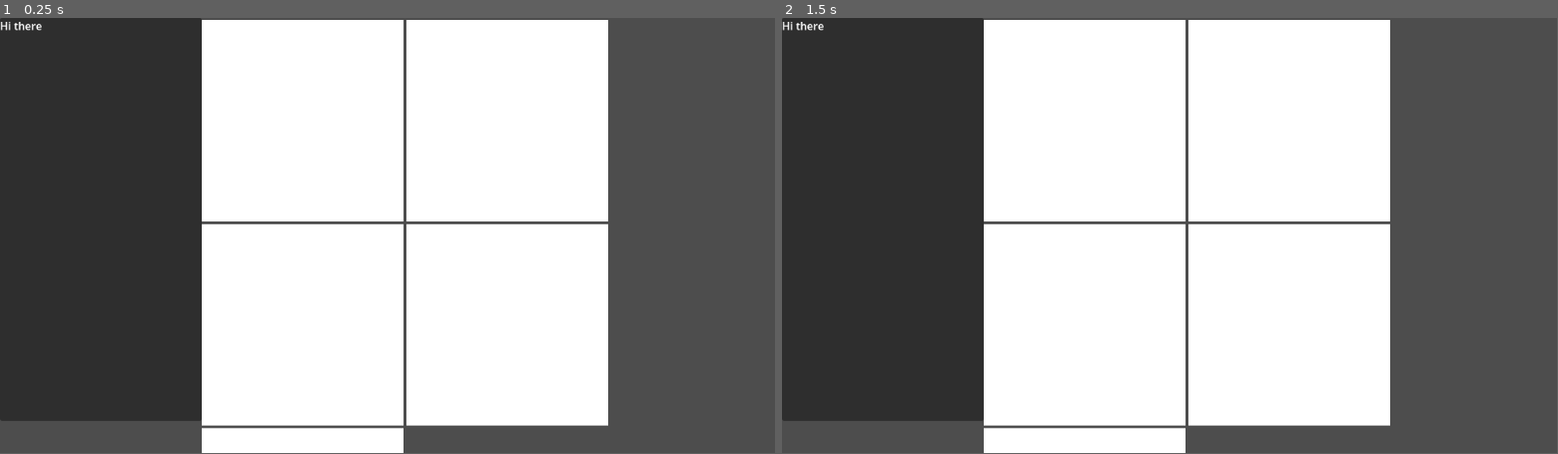
Above: before the commit, frames 1-2 (left to right).
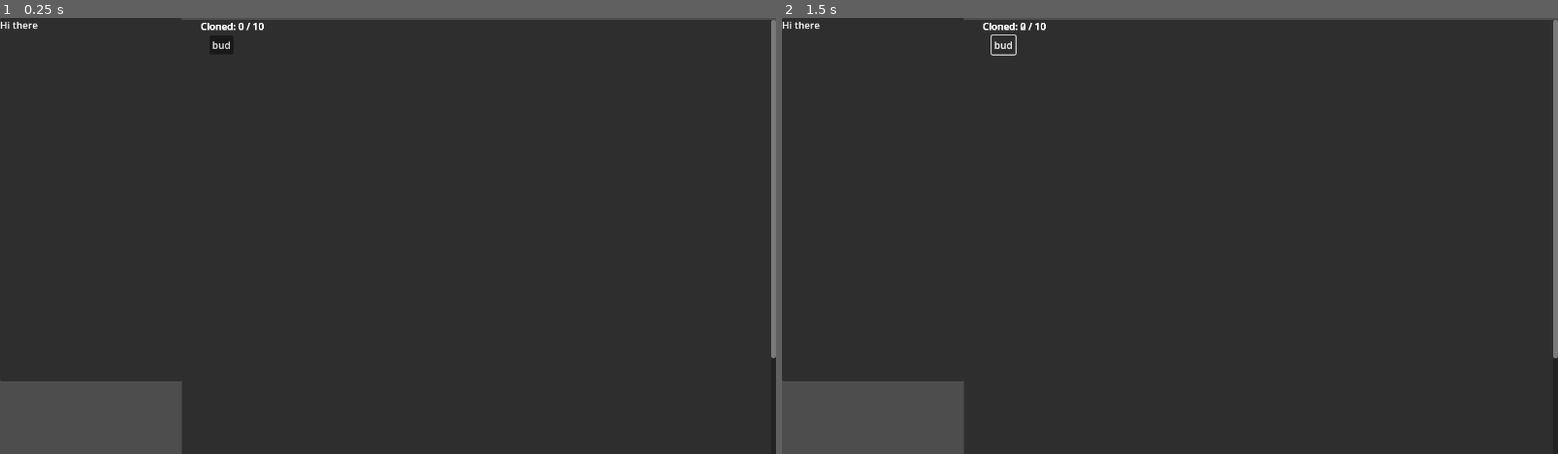
Above: after the commit, the same moments.

Repository: SmithyG69/Year12GodotMouseMouse
Game: Godot game, scene res://game_ui.tscn
Same seed, same stepped clock (60 frames per second), same inputs: the game is played once before the commit and once after it. The project has no main scene, so this scene is started directly.
Inputs (mouse positions are in pixels of both pictures, inside the frame that each line leads up to):
- Up to frame 1 (0.25 s): no input
- Up to frame 2 (1.5 s): click (1007, 44) at 0.5 s, where only the run after the commit has a clickable "bud"; click (1007, 44) at 1.25 s, where only the run after the commit has a clickable "bud"
In our replay, the window is 799x449 before the commit and 800x450 after it. These sizes can differ from the game's own. Grey fills any space a smaller window leaves; there, only what the larger window draws over its background counts as a difference.

The runs differ from the first frame. In frame 1, 76% of the frame differs, in the area x 0-100%, y 0-100%; in frame 2, 76%.

Commit message:
Game Tree Refined
Changed how the project is laid-out with proper control nodes as opposed to using Node2D for ui, Have setup the basic ui with the left static menu with scrollable right side for hubs.

Diff:
--- /dev/null
+++ b/connors-mitosis-delivery-service/game_ui.gd
@@ -0,0 +1,10 @@
+extends Control  # Or whatever your root node type is
+
+@onready var hubs_container = $RightPanel/ScrollContainer/GridContainer
+@export var hub_scene: PackedScene # Drag your Hub.tscn here in the Inspector
+
+func _ready():
+	for i in range(6):  # Add 6 hubs on load
+		var hub = hub_scene.instantiate()
+		hub.hub_id = i
+		hubs_container.add_child(hub)
--- a/connors-mitosis-delivery-service/game_ui.tscn
+++ b/connors-mitosis-delivery-service/game_ui.tscn
@@ -1,4 +1,7 @@
-[gd_scene format=3 uid="uid://cpy653n7iikqc"]
+[gd_scene load_steps=3 format=3 uid="uid://cpy653n7iikqc"]
+
+[ext_resource type="Script" uid="uid://b2uqbq2qkca73" path="res://game_ui.gd" id="1_ue6oa"]
+[ext_resource type="PackedScene" uid="uid://cwbt1yv42qvii" path="res://hub.tscn" id="2_oaw30"]
 
 [node name="GameUI" type="Control"]
 layout_mode = 3
@@ -8,6 +11,8 @@
 offset_bottom = -47.0
 grow_horizontal = 2
 grow_vertical = 2
+script = ExtResource("1_ue6oa")
+hub_scene = ExtResource("2_oaw30")
 
 [node name="LeftPanel" type="PanelContainer" parent="."]
 custom_minimum_size = Vector2(300, 600)
@@ -22,34 +27,24 @@
 layout_mode = 2
 text = "Hi there "
 
-[node name="ScrollContainer" type="ScrollContainer" parent="."]
-layout_mode = 0
-offset_left = 300.0
-offset_top = 3.0
-offset_right = 1150.0
-offset_bottom = 1481.0
+[node name="RightPanel" type="PanelContainer" parent="."]
+layout_mode = 2
+anchor_left = 0.234
+anchor_top = 0.004
+anchor_right = 1.0
+anchor_bottom = 0.892
+offset_left = 0.47998
+offset_top = 0.308
+offset_right = -980.0
+offset_bottom = -597.316
 
-[node name="GridContainer" type="GridContainer" parent="ScrollContainer"]
-custom_minimum_size = Vector2(850, 1478)
+[node name="ScrollContainer" type="ScrollContainer" parent="RightPanel"]
+custom_minimum_size = Vector2(980, 1000)
 layout_mode = 2
+vertical_scroll_mode = 2
+
+[node name="GridContainer" type="GridContainer" parent="RightPanel/ScrollContainer"]
+custom_minimum_size = Vector2(850, 1800)
+layout_mode = 2
+size_flags_vertical = 0
 columns = 2
-
-[node name="ColorRect" type="ColorRect" parent="ScrollContainer/GridContainer"]
-custom_minimum_size = Vector2(300, 200)
-layout_mode = 2
-
-[node name="ColorRect2" type="ColorRect" parent="ScrollContainer/GridContainer"]
-custom_minimum_size = Vector2(300, 300)
-layout_mode = 2
-
-[node name="ColorRect3" type="ColorRect" parent="ScrollContainer/GridContainer"]
-custom_minimum_size = Vector2(300, 300)
-layout_mode = 2
-
-[node name="ColorRect4" type="ColorRect" parent="ScrollContainer/GridContainer"]
-custom_minimum_size = Vector2(300, 300)
-layout_mode = 2
-
-[node name="ColorRect5" type="ColorRect" parent="ScrollContainer/GridContainer"]
-custom_minimum_size = Vector2(300, 300)
-layout_mode = 2
--- /dev/null
+++ b/connors-mitosis-delivery-service/hub.gd
@@ -0,0 +1,24 @@
+extends Node2D  # or Panel, depending on your main node
+
+@export var hub_id: int = 0
+@export var max_capacity: int = 10
+
+var cloned_items: int = 0
+
+@onready var clone_button = $CloneButton
+@onready var count_label = $ItemCountLabel
+
+func _ready():
+	update_display()
+	$clone_button.pressed.connect(_on_clone_button_pressed)
+
+func _on_clone_button_pressed():
+	if cloned_items < max_capacity:
+		cloned_items += 1
+		update_display()
+		print("Hub %d cloned item. Total: %d" % [hub_id, cloned_items])
+	else:
+		print("Hub %d is at full capacity!" % hub_id)
+
+func update_display():
+	$count_label.text = "Cloned: %d / %d" % [cloned_items, max_capacity]
--- /dev/null
+++ b/connors-mitosis-delivery-service/hub.tscn
@@ -0,0 +1,20 @@
+[gd_scene load_steps=2 format=3 uid="uid://cwbt1yv42qvii"]
+
+[ext_resource type="Script" uid="uid://drh7wvim48wj" path="res://hub.gd" id="1_l10or"]
+
+[node name="Hub" type="Node2D"]
+script = ExtResource("1_l10or")
+
+[node name="clone_button" type="Button" parent="."]
+offset_left = 46.0
+offset_top = 26.0
+offset_right = 54.0
+offset_bottom = 34.0
+text = "bud
+"
+
+[node name="count_label" type="Label" parent="."]
+offset_left = 31.0
+offset_top = -1.0
+offset_right = 71.0
+offset_bottom = 22.0
--- a/connors-mitosis-delivery-service/project.godot
+++ b/connors-mitosis-delivery-service/project.godot
@@ -17,3 +17,9 @@
 [autoload]
 
 GameManager="*res://scripts/GameManager.gd"
+
+[display]
+
+window/size/viewport_width=1280
+window/size/viewport_height=720
+window/size/resizable=false
Not shown, added: connors-mitosis-delivery-service/game_ui.gd.uid
Not shown, added: connors-mitosis-delivery-service/hub.gd.uid
